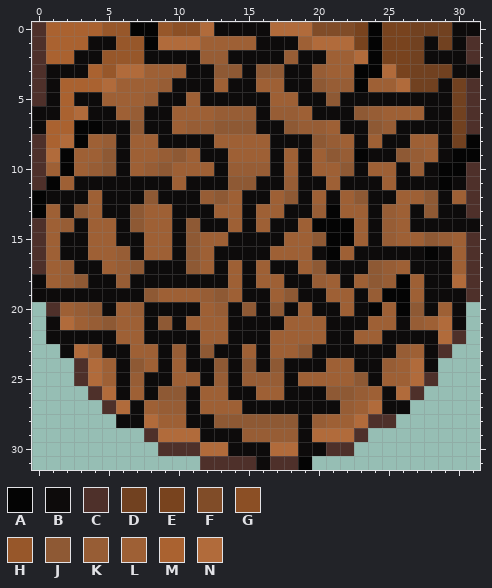
Pixel-art sprite, stored at Assets/Animations/Logs/log_front5.png. Above: the version before the commit.
The file is 32x32 pixels. Colours within 5 levels of each other are drawn and written as one.
Palette (. is transparent): A #040404  B #0d0b0b  C #4e302a  D #714120  E #78431e  F #804c28  G #8b4f25  H #97572a  J #8e5934  K #975d35  L #9e6035  M #aa6230  N #b16b3b
The same view after the edit:
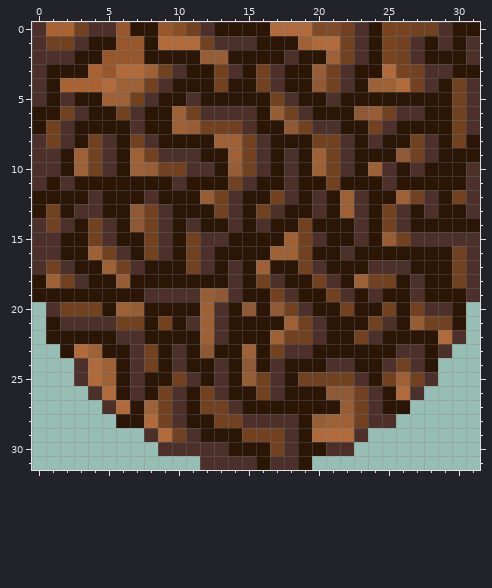
The commit says: Added drift to the bobber depending on the knots_speed and updated the log cracked images to make them more 3D
Edits made:
colour B: #0d0b0b -> #2b1505
Changed rows in their new state; - is a pixel that keeps its letter.
first column x 0:
 0 ---DCC-BB--DC---------DCB----C--
 1 -DDC----B---DCCC------DCB-DC-C--
 2 -CC---------------C---DCB-DC----
 3 ---------DC--DC-DC---DCBB---CC--
 4 --------DC---D--DC---DCB----C---
 5 --C----DC--C-----DC--C----------
 6 --DC--DC---DCCCC--DC-----DCC----
 7 -DCBB--C----DDDC---DCC--DC------
 8 -DCBDC-DC------DC---DDC-C--DC--B
 9 -CB-DC--DCCC---DC-C--DCB---DC-BB
10 -CB-DC---DDCC--DC-C--DC--C-C-BB-
11 -BC-------C---DC--C--D---C---B--
12 B---C---C----DC--DC-C--C---DC-D-
13 BD-CC---DC---DC-DC--CB-C-DC-C---
14 -DC-DC--DC-C--C-C--DBBBC-DC-----
15 -C--DC--DC-DCC-----DCBBC--DCCCC-
16 -C---DC-DC-DC------D-BC-----B-D-
17 -DC---DC---DC-C----DC---CCC---D-
18 --DC----------C-DC--DC--DDBC--D-
19 --------CCCC--C--DC--DC-CBBC----
20 --DDD--------C----DC--D-BDBDCC--
21 --CCCCDD-D-C-C-----DC---DC--DD--
22 ------CC-----C----DDC--DC-------
23 -------CD-C------DCC------CC----
24 -------CD-C--C---C---CC--CDC----
25 -------C--DC-C--DC-DDDDC-D-D----
26 -------C-DC-DC--DC-----DC-------
27 ---------DC-DDC--------DC-------
28 ---------DC--DDCCCC----D--------
29 ----------DC---DDDC-------------
30 ------------CC---DC-------------
31 -------------------B------------
Boxes around the changes in both pictures, in picture pixels (x1, y1, x2, y2):
changed: (32, 22, 480, 470)
